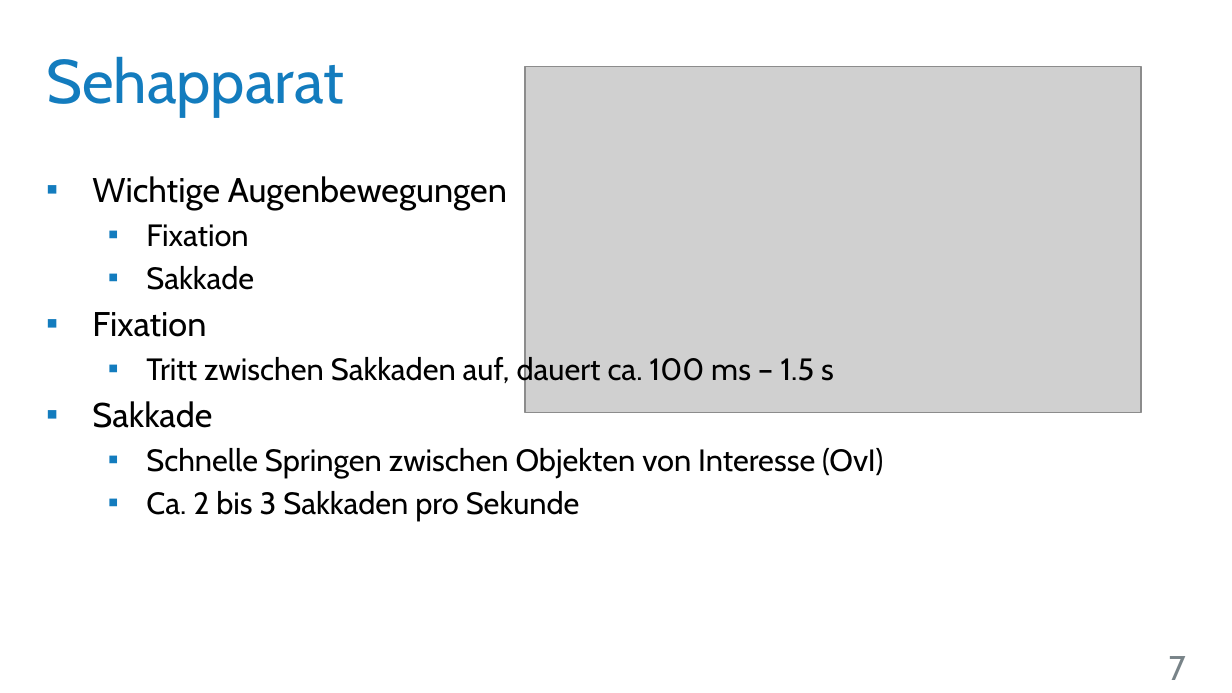
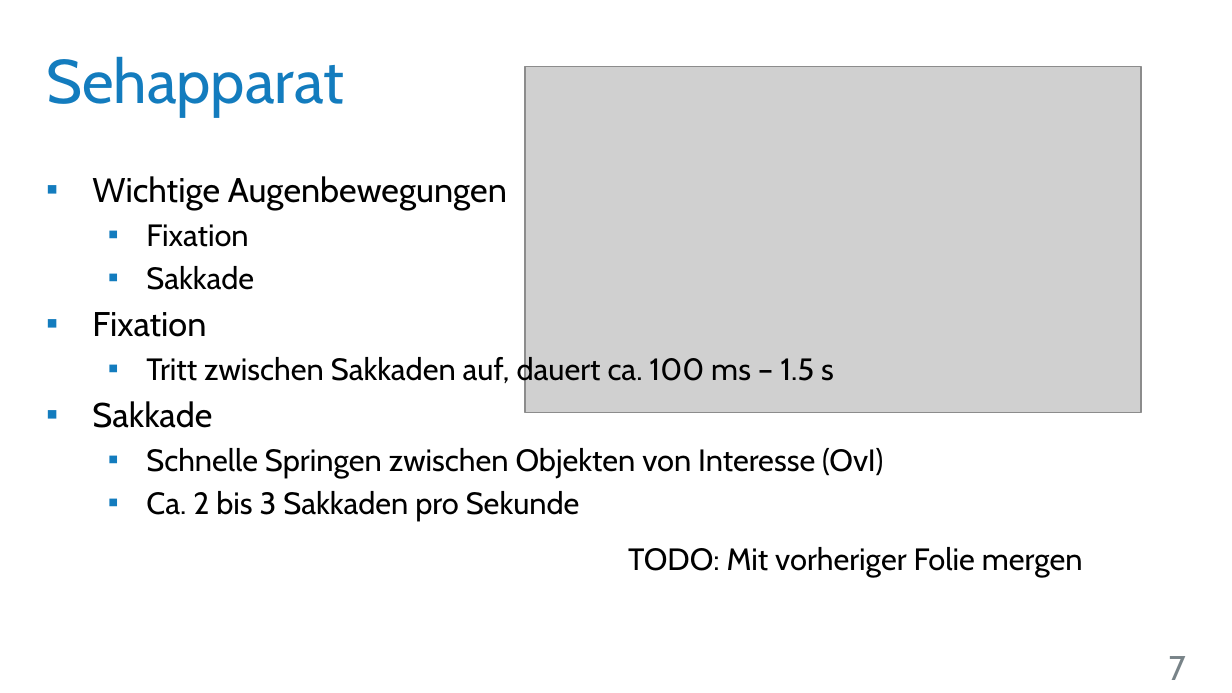
Before and after one commit to UniStuttgart-VISUS/FoveatedVolumeRendering, a slide deck: slide 7 of Dokumente/Vortrag/Wahrnehmungsorientiertes_Volumen-Rendering.pptx. Drawn at 1232x693 pixels with LibreOffice and Linux fonts; fonts in the diff are those of the drawing; grey boxes stand for pictures; background and template pictures are left out. Boxes give left, top, right and bottom in pixels: in the first picture for what was removed or moved away, otherwise in the second. Text is boxed around its words. In the diff, an @@ line names an element or a change of style, - is before the commit and + after.

Commit message:
Vortrag: TODO's eingefügt.

```diff
--- a/Dokumente/Vortrag/Wahrnehmungsorientiertes_Volumen-Rendering.pptx
+++ b/Dokumente/Vortrag/Wahrnehmungsorientiertes_Volumen-Rendering.pptx
@@ text added at (x1=628, y1=547, x2=1083, y2=577), 18 pt, text #000000 @@
+TODO: Mit vorheriger Folie mergen
```
Also in this commit, not shown: 10 other slides changed, 3 slides added, 2 slides removed.
